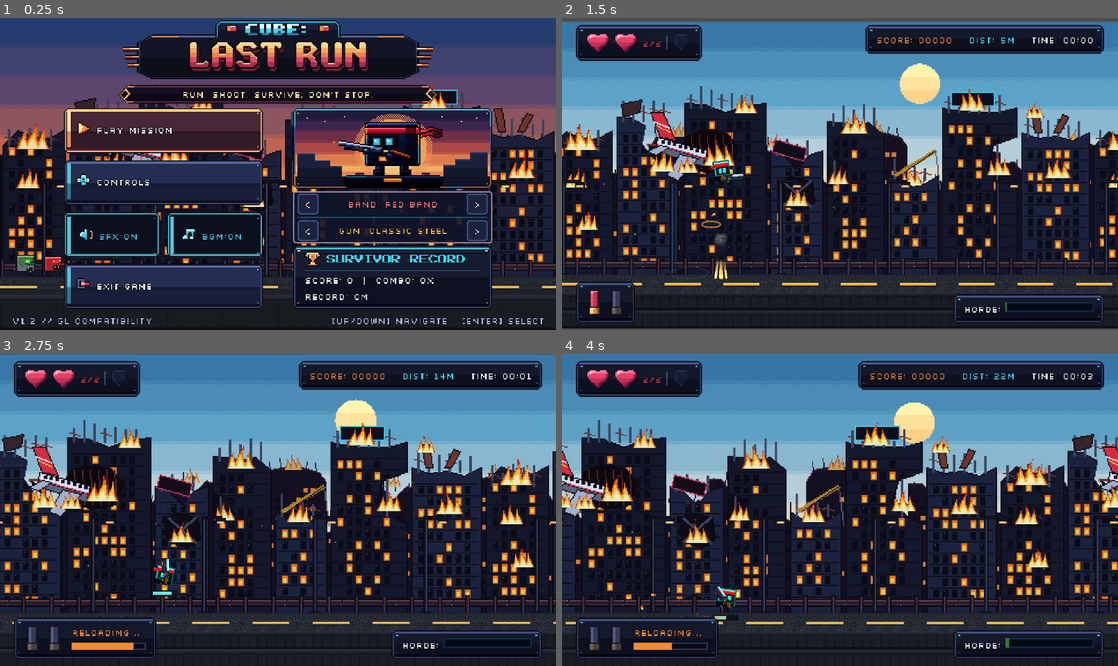
Above: before the commit, frames 1-4 (two rows, left to right).
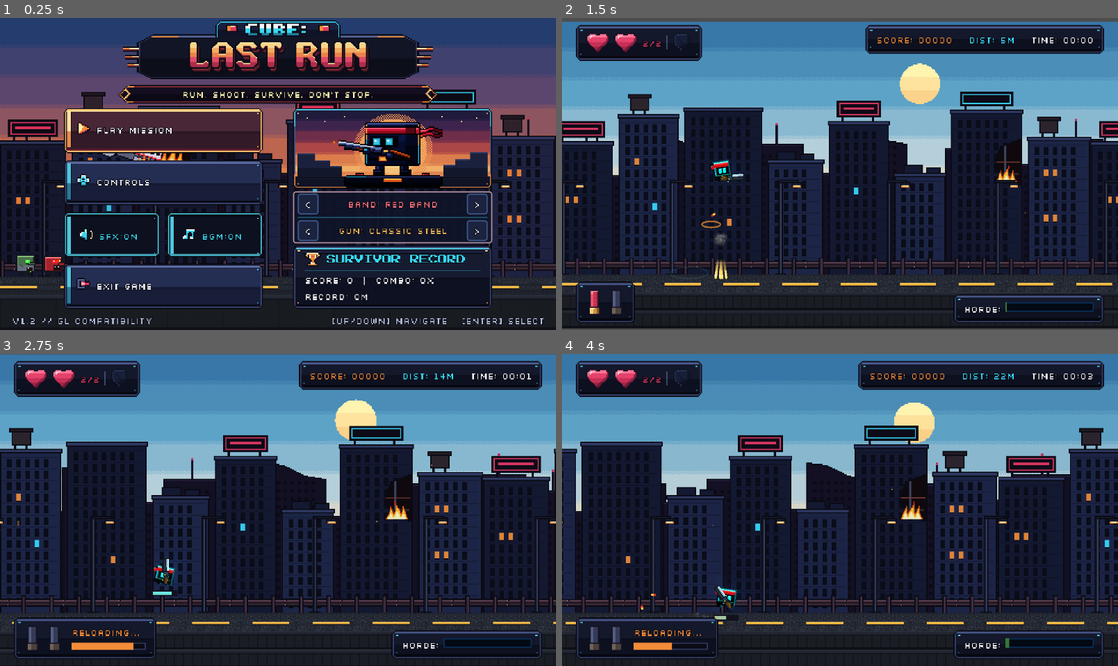
Above: after the commit, the same moments.

Repository: DenzTheKid/cube-lastrun-final-submission
Game: Godot game, scene res://scenes/main/main_menu.tscn
Same seed, same stepped clock (60 frames per second), same inputs: the game is played once before the commit and once after it.
Inputs (mouse positions are in pixels of both pictures, inside the frame that each line leads up to):
- Up to frame 1 (0.25 s): no input
- Up to frame 2 (1.5 s): click "PLAY MISSION" at 0.5 s; tap Enter at 1.25 s; move the mouse to (962, 158) at 1.27 s; hold W from 1.28 s (still down); tap Down (aim_down) at 1.35 s; click (962, 158) at 1.42 s
- Up to frame 3 (2.75 s): tap Space (jump) at 1.52, 1.82 s; release W at 2 s; drag from (166, 525) to (161, 435) at 2.02 s
- Up to frame 4 (4 s): move the mouse to (895, 441) at 2.77 s; hold W 2.78-3.5 s; tap Right (aim_right) at 2.85 s; click (895, 441) at 2.92 s; drag from (812, 572) to (673, 463) at 3.52 s

The runs differ from the first frame. In frame 1, 7.0% of the frame differs, in the area x 0-100%, y 21-79%; in frame 2, 20%; in frame 3, 21%, in the area x 0-100%, y 21-83%; in frame 4, 21%.

Commit message:
chore(submission): finalize Godot project, PDF/PPTX reports, 5-level screenshots, and contribution evidence

Diff:
--- a/assets/_quarantine/quarantine_audit_summary.json
+++ /dev/null
@@ -1,70 +0,0 @@
-[
-  {
-    "id": "kenney_crosshair_pack",
-    "name": "Kenney Crosshair Pack",
-    "filename": "kenney_crosshair-pack.zip",
-    "size_bytes": 3118577,
-    "sha256": "26cf8f3e135f8c9a3354a8a6e6c2576e78bd8e2db01c841f93ab43ad3205a78f",
-    "total_files": 2026,
-    "extensions": [
-      ".png",
-      ".svg",
-      ".txt",
-      ".url"
-    ],
-    "suspicious_files": [],
-    "defender_status": "CLEAN",
-    "is_safe": true
-  },
-  {
-    "name": "Kenney Particle Pack",
-    "status": "DOWNLOAD_FAILED",
-    "error": "The read operation timed out"
-  },
-  {
-    "id": "oga_endless_midnight",
-    "name": "Endless Midnight Zombie Swarm Assets",
-    "filename": "oga_endless_midnight_images.zip",
-    "size_bytes": 15830171,
-    "sha256": "4ab248a8490a00e47a75289a645170528896a4f09468ef65228102bb234a381e",
-    "total_files": 117,
-    "extensions": [
-      ".png",
-      ".xcf"
-    ],
-    "suspicious_files": [],
-    "defender_status": "CLEAN",
-    "is_safe": true
-  },
-  {
-    "id": "kenney_impact_sounds",
-    "name": "Kenney Impact Sounds",
-    "filename": "kenney_impact-sounds.zip",
-    "size_bytes": 800850,
-    "sha256": "029d734af1582474edf3a694d1b0cebc97c1c152f2f39fa34d4c2bafc5de77f8",
-    "total_files": 134,
-    "extensions": [
-      ".ogg",
-      ".txt",
-      ".url"
-    ],
-    "suspicious_files": [],
-    "defender_status": "CLEAN",
-    "is_safe": true
-  },
-  {
-    "id": "oga_michel_baradari_shots",
-    "name": "Shotgun Shots by Michel Baradari",
-    "filename": "oga_michel_baradari_shots.7z",
-    "size_bytes": 638532,
-    "sha256": "4a5d78c7520396a4a1da7617d56c456031ac0041c77cb90a019fd75918bfb618",
-    "total_files": 6,
-    "extensions": [
-      ".txt",
-      ".wav"
-    ],
-    "suspicious_files": [],
-    "defender_status": "CLEAN",
-    "is_safe": true
-  }
-]
--- a/scripts/gameplay/parallax_manager.gd
+++ b/scripts/gameplay/parallax_manager.gd
@@ -7,12 +7,17 @@
 
 const SKY_SHADER: Shader = preload("res://shaders/dusk_sky_gradient.gdshader")
 const FORE_TEXTURE: Texture2D = preload("res://assets/environment/parallax_overpass_fore.png")
+const AIRPLANE_CRASH_TEXTURE: Texture2D = preload("res://assets/environment/airplane_crash_overlay.png")
+const SIDE_BLAST_TEXTURE: Texture2D = preload("res://assets/environment/side_blast_overlay.png")
 const TIME_OF_DAY_SCRIPT = preload("res://scripts/gameplay/time_of_day.gd")
 const ANIMATED_FIRE_SCRIPT = preload("res://scripts/effects/animated_fire_node.gd")
+
+const RARE_LANDMARK_CYCLE_WIDTH: float = 2880.0 # 6 full mid-ground blocks (6 * 480px) so the crashed airplane is genuinely rare
 
 var _sky_layer: Parallax2D = null
 var _distant_layer: Parallax2D = null
 var _mid_layer: Parallax2D = null
+var _rare_mid_layer: Parallax2D = null
 var _fore_layer: Parallax2D = null
 var time_of_day: Node = null
 
@@ -32,20 +37,18 @@
 			sky_mat.shader = SKY_SHADER
 			sky_spr.material = sky_mat
 
-	# 2. Layer 2: Distant Skyline Layer (Parallax 0.10) — ruined distant towers with live animated fires
+	# 2. Layer 2: Distant Skyline Layer (Parallax 0.10) — classic moody dark city silhouettes
 	if _distant_layer:
 		_distant_layer.scroll_scale = Vector2(0.10, 0.0)
-		_spawn_distant_animated_fires(_distant_layer)
 
-	# 3. Layer 3: Mid-Ground Urban Skyline Layer (Parallax 0.25) — apocalyptic burning city & airplane crash
+	# 3. Layer 3: Mid-Ground Urban Skyline Layer (Parallax 0.25) — 100% classic dark skyscrapers with sparse lit rooms
 	if _mid_layer:
 		_mid_layer.scroll_scale = Vector2(0.25, 0.0)
-		_spawn_midground_animated_fires(_mid_layer)
 		if not _mid_layer.has_node("ApocalypseEmbers"):
 			var embers := CPUParticles2D.new()
 			embers.name = "ApocalypseEmbers"
 			embers.position = Vector2(240.0, 145.0)
-			embers.amount = 18
+			embers.amount = 4
 			embers.lifetime = 2.4
 			embers.emission_shape = CPUParticles2D.EMISSION_SHAPE_RECTANGLE
 			embers.emission_rect_extents = Vector2(240.0, 48.0)
@@ -55,10 +58,24 @@
 			embers.initial_velocity_min = 8.0
 			embers.initial_velocity_max = 20.0
 			var grad := Gradient.new()
-			grad.set_color(0, Color(1.0, 0.85, 0.3, 0.9))
+			grad.set_color(0, Color(1.0, 0.85, 0.3, 0.85))
 			grad.set_color(1, Color(1.0, 0.25, 0.08, 0.0))
 			embers.color_ramp = grad
 			_mid_layer.add_child(embers)
+
+	# 3B. Rare Mid-Ground Disasters Layer (Parallax 0.25 locked 1:1 with ParallaxMid, repeats every 6 blocks = 2880px!)
+	# Keeps the crashed airplane (1 per 6 blocks) & burning side-blast craters genuinely sparse across the city.
+	_rare_mid_layer = world.get_node_or_null("ParallaxRareLandmarks") as Parallax2D
+	if not _rare_mid_layer:
+		_rare_mid_layer = Parallax2D.new()
+		_rare_mid_layer.name = "ParallaxRareLandmarks"
+		_rare_mid_layer.scroll_scale = Vector2(0.25, 0.0)
+		_rare_mid_layer.repeat_size = Vector2(RARE_LANDMARK_CYCLE_WIDTH, 0.0)
+		_rare_mid_layer.repeat_times = 1
+		world.add_child(_rare_mid_layer)
+		if _mid_layer:
+			world.move_child(_rare_mid_layer, _mid_layer.get_index() + 1)
+		_populate_rare_landmarks(_rare_mid_layer)
 
 	# 4. Layer 4: Foreground Overpass / Street-Level Details Layer (Parallax 0.60)
 	_fore_layer = world.get_node_or_null("ParallaxFore") as Parallax2D
@@ -74,7 +91,9 @@
 		fore_spr.centered = false
 		_fore_layer.add_child(fore_spr)
 		world.add_child(_fore_layer)
-		if _mid_layer:
+		if _rare_mid_layer:
+			world.move_child(_fore_layer, _rare_mid_layer.get_index() + 1)
+		elif _mid_layer:
 			world.move_child(_fore_layer, _mid_layer.get_index() + 1)
 
 	# 5. Attach TimeOfDay controller to drive sky phases & atmospheric perspective layer tints
@@ -82,58 +101,51 @@
 	time_of_day.name = "TimeOfDay"
 	add_child(time_of_day)
 	time_of_day.bind_layers(sky_mat, _distant_layer, _mid_layer, _fore_layer)
+	if _rare_mid_layer and time_of_day.has_method("add_mid_layer"):
+		time_of_day.add_mid_layer(_rare_mid_layer)
 
 
-func _spawn_distant_animated_fires(layer: Node2D) -> void:
-	if layer.has_node("DistantFiresContainer"):
+func _populate_rare_landmarks(layer: Node2D) -> void:
+	if layer.has_node("RareLandmarksRoot"):
 		return
-	var container := Node2D.new()
-	container.name = "DistantFiresContainer"
-	layer.add_child(container)
+	var root := Node2D.new()
+	root.name = "RareLandmarksRoot"
+	layer.add_child(root)
 
-	var spots: Array[Vector3] = [
-		Vector3(60.0, 128.0, 0.65),
-		Vector3(104.0, 92.0, 0.72),
-		Vector3(190.0, 102.0, 0.65),
-		Vector3(278.0, 90.0, 0.75),
-		Vector3(364.0, 106.0, 0.65),
-		Vector3(454.0, 98.0, 0.72)
+	# 6-block cycle (2880px = 6 * 480px):
+	# - Block 0 (x = 0):    1 side-blast crater + 1 steady fire
+	# - Block 1 (x = 480):  100% normal classic dark buildings
+	# - Block 2 (x = 960):  RARE crashed commercial airplane + 2 steady fires (appears only once per 6 blocks!)
+	# - Block 3 (x = 1440): 100% normal classic dark buildings
+	# - Block 4 (x = 1920): 1 side-blast crater + 1 steady fire
+	# - Block 5 (x = 2400): 100% normal classic dark buildings
+
+	for block_offset_x: float in [0.0, 1920.0]:
+		var blast_spr := Sprite2D.new()
+		blast_spr.texture = SIDE_BLAST_TEXTURE
+		blast_spr.centered = false
+		blast_spr.position = Vector2(block_offset_x, 0.0)
+		root.add_child(blast_spr)
+
+		var blast_fire: Sprite2D = ANIMATED_FIRE_SCRIPT.new()
+		blast_fire.position = Vector2(block_offset_x + 405.0, 131.0)
+		blast_fire.base_scale = Vector2(0.90, 0.85)
+		root.add_child(blast_fire)
+
+	var plane_block_x: float = 960.0
+	var plane_spr := Sprite2D.new()
+	plane_spr.name = "RareAirplaneCrash"
+	plane_spr.texture = AIRPLANE_CRASH_TEXTURE
+	plane_spr.centered = false
+	plane_spr.position = Vector2(plane_block_x, 0.0)
+	root.add_child(plane_spr)
+
+	var plane_fires: Array[ Array ] = [
+		[plane_block_x + 148.0, 114.0, 1.15, 1.10], # Airplane impact crater fire
+		[plane_block_x + 123.0, 120.0, 0.72, 0.72]  # Burning jet engine / wing fire
 	]
-	for sp in spots:
-		var fire: Sprite2D = ANIMATED_FIRE_SCRIPT.new()
-		fire.position = Vector2(sp.x, sp.y)
-		fire.base_scale = Vector2(sp.z, sp.z)
-		fire.modulate = Color(1.0, 0.82, 0.68, 0.85)
-		container.add_child(fire)
-
-
-func _spawn_midground_animated_fires(layer: Node2D) -> void:
-	if layer.has_node("MidFiresContainer"):
-		return
-	var container := Node2D.new()
-	container.name = "MidFiresContainer"
-	layer.add_child(container)
-
-	# [x, y, scale_x, scale_y] positioned on ruined rooftops, blown-out floors, and the airplane crash crater!
-	var fire_placements: Array[ Array ] = [
-		[28.0, 96.0, 1.35, 1.25],   # Building 1: Inferno Tower roof blaze
-		[24.0, 134.0, 0.95, 0.95],  # Building 1: Middle floor fire
-		[34.0, 172.0, 0.90, 0.90],  # Building 1: Lower floor fire
-		[100.0, 118.0, 1.05, 1.05], # Building 2: Collapsed half crater fire
-		[150.0, 110.0, 1.30, 1.25], # Building 3: AIRPLANE CRASH MAIN IMPACT CRATER FIRE!
-		[123.0, 122.0, 0.85, 0.85], # Building 3: Burning airplane wing & jet engine!
-		[174.0, 68.0, 0.95, 0.95],  # Building 3: Rooftop fire above airplane crash
-		[219.0, 150.0, 0.95, 0.95], # Building 4: Skeletal bomb ruin core fire
-		[270.0, 84.0, 1.15, 1.10],  # Building 5: Ruined tower rooftop fire
-		[256.0, 132.0, 0.85, 0.85], # Building 5: Side blast notch fire
-		[320.0, 132.0, 0.95, 0.95], # Building 6: Collapsed crane roof fire
-		[374.0, 64.0, 1.10, 1.05],  # Building 7: Burning neon billboard on roof
-		[398.0, 122.0, 1.00, 1.00], # Building 7: Side explosion crater fire
-		[430.0, 74.0, 0.75, 0.80],  # Building 8: Burning industrial smokestack
-		[450.0, 124.0, 1.10, 1.05]  # Building 8: Industrial inferno floor
-	]
-	for fp: Array in fire_placements:
+	for fp: Array in plane_fires:
 		var fire: Sprite2D = ANIMATED_FIRE_SCRIPT.new()
 		fire.position = Vector2(float(fp[0]), float(fp[1]))
 		fire.base_scale = Vector2(float(fp[2]), float(fp[3]))
-		container.add_child(fire)
+		root.add_child(fire)
--- a/scripts/gameplay/time_of_day.gd
+++ b/scripts/gameplay/time_of_day.gd
@@ -28,6 +28,7 @@
 var _sky_material: ShaderMaterial = null
 var _distant_node: CanvasItem = null
 var _mid_node: CanvasItem = null
+var _extra_mid_nodes: Array[CanvasItem] = []
 var _fore_node: CanvasItem = null
 
 func _ready() -> void:
@@ -59,6 +60,11 @@
 	_mid_node = mid
 	_fore_node = fore
 	_apply_phase(current_phase_t)
+
+func add_mid_layer(extra_mid: CanvasItem) -> void:
+	if is_instance_valid(extra_mid) and not _extra_mid_nodes.has(extra_mid):
+		_extra_mid_nodes.append(extra_mid)
+		_apply_phase(current_phase_t)
 
 func set_fixed_time(t_val: float) -> void:
 	_debug_override_active = true
@@ -266,5 +272,8 @@
 		_distant_node.modulate = dist_tint
 	if is_instance_valid(_mid_node):
 		_mid_node.modulate = mid_tint
+	for extra_mid: CanvasItem in _extra_mid_nodes:
+		if is_instance_valid(extra_mid):
+			extra_mid.modulate = mid_tint
 	if is_instance_valid(_fore_node):
 		_fore_node.modulate = fore_tint
--- a/scripts/ui/main_menu.gd
+++ b/scripts/ui/main_menu.gd
@@ -10,6 +10,8 @@
 const TIME_OF_DAY_SCRIPT = preload("res://scripts/gameplay/time_of_day.gd")
 const UI_ANIMATOR = preload("res://scripts/ui/ui_animator.gd")
 const ANIMATED_FIRE_SCRIPT = preload("res://scripts/effects/animated_fire_node.gd")
+const AIRPLANE_CRASH_TEX: Texture2D = preload("res://assets/environment/airplane_crash_overlay.png")
+const SIDE_BLAST_TEX: Texture2D = preload("res://assets/environment/side_blast_overlay.png")
 
 @onready var play_btn: Button = %PlayButton
 @onready var controls_btn: Button = %ControlsButton
@@ -141,22 +143,21 @@
 		_time_of_day.set_fixed_time(0.36)
 
 	if bg_buildings and not bg_buildings.has_node("LobbyFires"):
+		for overlay_tex: Texture2D in [AIRPLANE_CRASH_TEX, SIDE_BLAST_TEX]:
+			var ov := TextureRect.new()
+			ov.texture = overlay_tex
+			ov.set_anchors_preset(Control.PRESET_FULL_RECT)
+			ov.expand_mode = TextureRect.EXPAND_IGNORE_SIZE
+			ov.mouse_filter = Control.MOUSE_FILTER_IGNORE
+			bg_buildings.add_child(ov)
+
 		var fires_root := Node2D.new()
 		fires_root.name = "LobbyFires"
 		bg_buildings.add_child(fires_root)
 		var lobby_fire_spots: Array[ Array ] = [
-			[28.0, 96.0, 1.35, 1.25],
-			[24.0, 134.0, 0.95, 0.95],
-			[100.0, 118.0, 1.05, 1.05],
-			[150.0, 110.0, 1.30, 1.25],
-			[123.0, 122.0, 0.85, 0.85],
-			[174.0, 68.0, 0.95, 0.95],
-			[219.0, 150.0, 0.95, 0.95],
-			[270.0, 84.0, 1.15, 1.10],
-			[320.0, 132.0, 0.95, 0.95],
-			[374.0, 64.0, 1.10, 1.05],
-			[398.0, 122.0, 1.00, 1.00],
-			[450.0, 124.0, 1.10, 1.05]
+			[148.0, 114.0, 1.15, 1.10], # Building 3: Airplane crash impact crater
+			[123.0, 120.0, 0.72, 0.72], # Building 3: Burning airplane wing / jet engine
+			[405.0, 131.0, 0.90, 0.85]  # Building 7: Side blast crater ledge
 		]
 		for fp: Array in lobby_fire_spots:
 			var fnode: Sprite2D = ANIMATED_FIRE_SCRIPT.new()
Binary file removed: assets/_quarantine/kenney_characters_packed.png
Not shown, removed: assets/_quarantine/kenney_characters_packed.png.import
Binary file removed: assets/_quarantine/kenney_tiles_packed.png
Not shown, removed: assets/_quarantine/kenney_tiles_packed.png.import
Binary file removed: assets/_quarantine/oga_fire_Preview_33.png
Not shown, removed: assets/_quarantine/oga_fire_Preview_33.png.import
Binary file removed: assets/_quarantine/oga_fire_boom3.png
Not shown, removed: assets/_quarantine/oga_fire_boom3.png.import
Binary file removed: assets/_quarantine/oga_fire_cc0.png
Not shown, removed: assets/_quarantine/oga_fire_cc0.png.import
Binary file removed: assets/_quarantine/oga_fire_oga-icon-comment.png
Not shown, removed: assets/_quarantine/oga_fire_oga-icon-comment.png.import
(and 453 more such lines)
